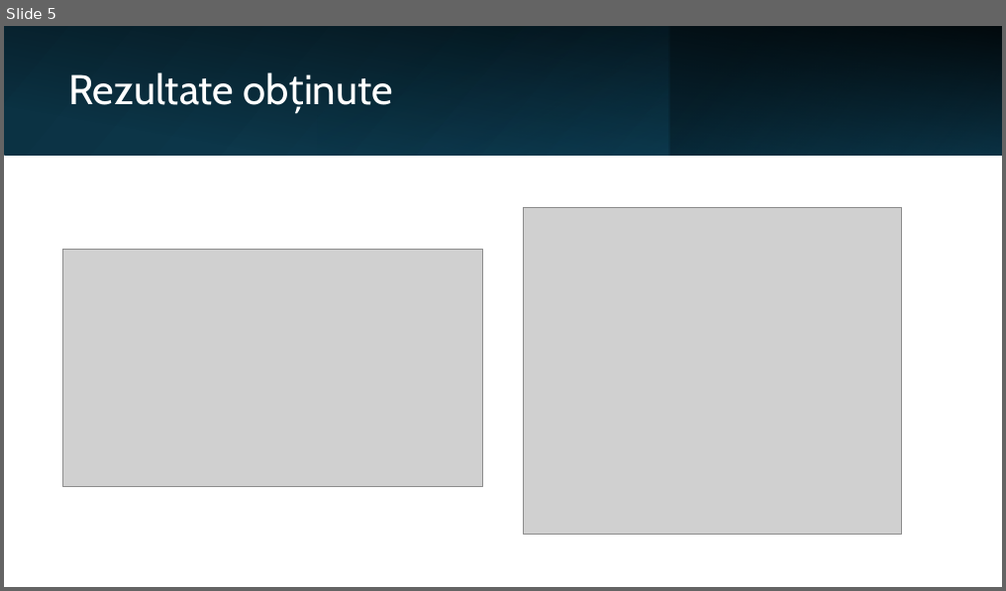
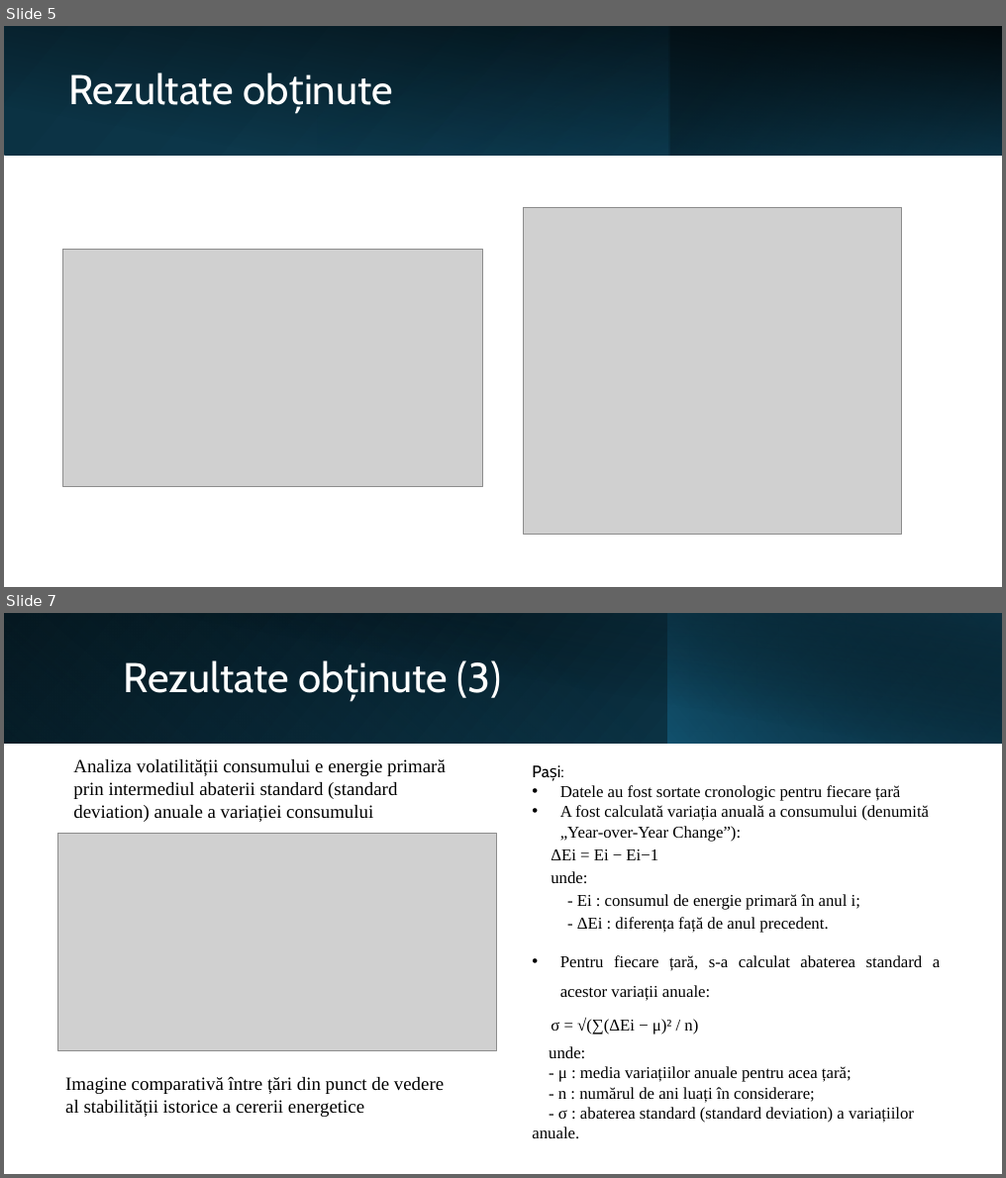
Before and after one commit to opbcodes/Dissertation, a slide deck: documentation/Presentation Ovidiu Pop.pptx. Shown one above the other, each under a label of ours: slide 5 before the commit, slides 5 and 7 after it; the slides between them are not shown. The pictures are 1006x591 and 1006x1178 pixels, drawn with LibreOffice and Linux fonts; fonts in the diff are those of the drawing; grey boxes stand for pictures. Boxes give left, top, right and bottom in pixels: in the first picture for what was removed or moved away, otherwise in the second. Text is boxed around its words. In the diff, an @@ line names an element or a change of style, - is before the commit and + after.

```diff
--- a/documentation/Presentation Ovidiu Pop.pptx
+++ b/documentation/Presentation Ovidiu Pop.pptx
@@ slide 7 added at (4,613,1002,1174), background #FFFFFF @@
@@ rectangle added at (4,613,1002,744), fill gradient #000000 to #104862 @@
@@ rectangle added at (4,613,668,744), fill gradient #156082 to #0B3041 @@
@@ rectangle added at (42,613,1002,744), fill gradient #000000 to #0B3041 @@
@@ rectangle added at (668,613,1002,744), fill gradient #156082 to #000000 @@
@@ title added at (124,661,501,698), 40 pt, text #FFFFFF @@
+Rezultate obținute (3)
@@ text added at (73,760,446,822), 18 pt, text #000000 @@
+Analiza volatilității consumului e energie primară prin intermediul abaterii standard (standard deviation) anuale a variației consumului
@@ text added at (532,785,940,1139), 16 pt, text #000000 @@
+Pași:
+• Datele au fost sortate cronologic pentru fiecare țară
+• A fost calculată variația anuală a consumului (denumită „Year-over-Year Change”):
+ΔEi = Ei − Ei−1
+unde:
+- Ei : consumul de energie primară în anul i;
+- ΔEi : diferența față de anul precedent.
+• Pentru fiecare țară, s-a calculat abaterea standard a acestor variații anuale:
+σ = √(∑(ΔEi − μ)² / n)
+unde:
+- μ : media variațiilor anuale pentru acea țară;
+- n : numărul de ani luați în considerare;
+- σ : abaterea standard (standard deviation) a variațiilor anuale.
@@ picture added at (57,833,496,1052) @@
@@ text added at (65,1077,444,1117), 18 pt, text #000000 @@
+Imagine comparativă între țări din punct de vedere al stabilității istorice a cererii energetice
```
Also in this commit, not shown: 1 slide changed.
